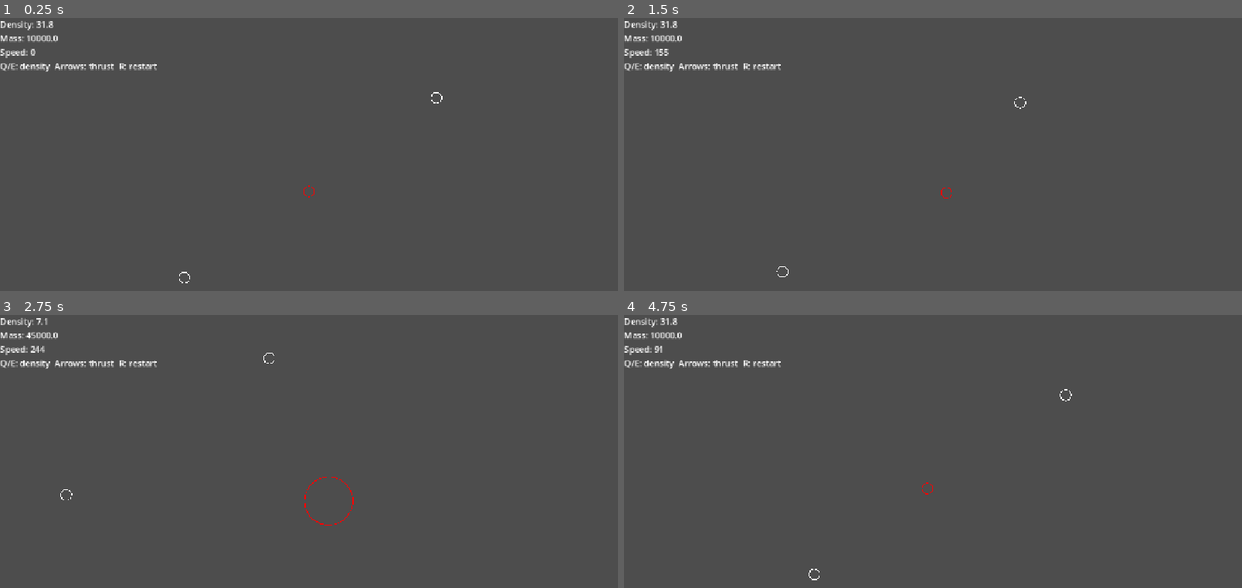
Above: before the commit, frames 1-4 (two rows, left to right).
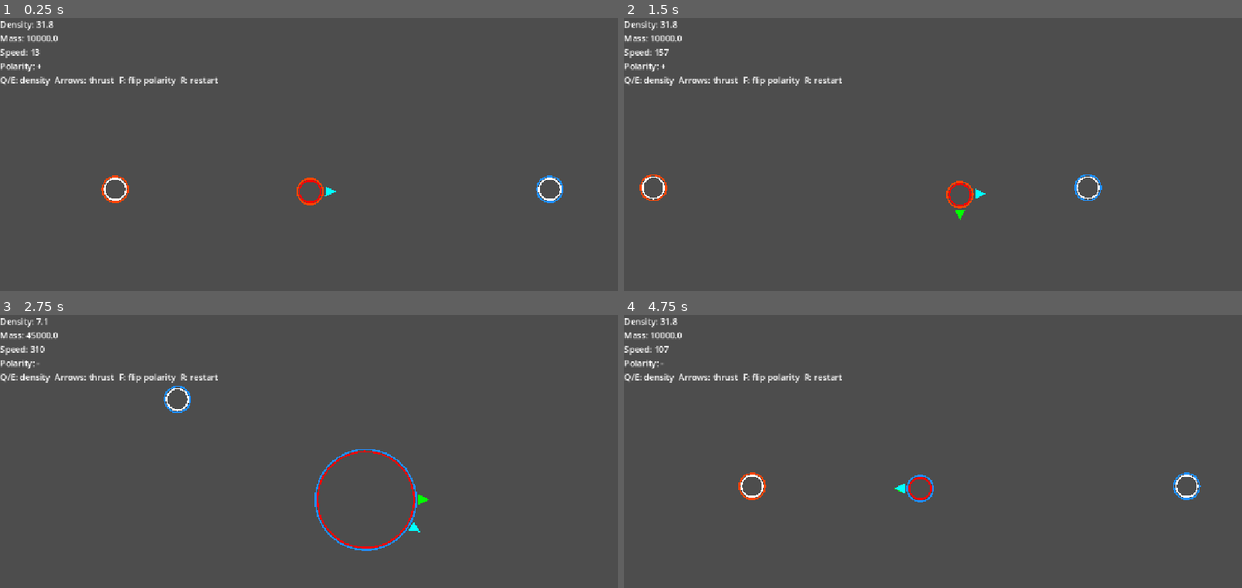
Above: after the commit, the same moments.

Repository: Distracted-Dev-Studios/heavyspace
Game: Godot game, scene res://scenes/main.tscn
Two runs of this game, one before a commit and one after it. Both use one fixed random seed, a clock stepped at 60 frames per second and the inputs below.
Inputs:
- Up to frame 1 (0.25 s): no input
- Up to frame 2 (1.5 s): tap Enter at 0.5 s; hold Right (ui_right) 0.53-1.28 s; tap F at 0.6, 1.35 s; hold Down (ui_down) from 1.28 s (still down)
- Up to frame 3 (2.75 s): release Down (ui_down) at 2.03 s; hold Right (ui_right) from 2.03 s (still down); hold E from 2.03 s (still down); tap F at 2.3 s
- Up to frame 4 (4.75 s): release Right (ui_right) at 2.78 s; release E at 2.78 s; hold Up (ui_up) 2.78-3.53 s; tap Q at 2.85 s; tap F at 3.05, 3.8, 4.35 s; hold R 3.53-4.28 s; hold Left (ui_left) from 3.53 s (still down); tap Space at 4.25 s

The runs differ from the first frame. In frame 1, 1.4% of the frame differs, in the area x 0-92%, y 11-98%; in frame 2, 1.4%; in frame 3, 1.8%, in the area x 0-70%, y 11-87%; in frame 4, 1.5%.

Commit message:
New magnet logic

Diff:
--- a/scenes/bodies/player.tscn
+++ b/scenes/bodies/player.tscn
@@ -8,6 +8,8 @@
 thrust_force = 2000000.0
 mass_rate = 50000.0
 colour = Color(1, 0, 0, 1)
+polarity = 1
 
 [node name="Camera2D" type="Camera2D" parent="." index="1" unique_id=1418775066]
+zoom = Vector2(2, 2)
 position_smoothing_enabled = true
--- a/scenes/main.tscn
+++ b/scenes/main.tscn
@@ -10,12 +10,17 @@
 script = ExtResource("1_0wfyh")
 
 [node name="Player" parent="." unique_id=38709278 instance=ExtResource("1_o5qli")]
-
-[node name="Star" parent="." unique_id=1574466630 instance=ExtResource("3_jyhfs")]
-position = Vector2(238, -175)
+position = Vector2(-64, 1)
 
 [node name="Planet" parent="." unique_id=779685626 instance=ExtResource("3_jyhfs")]
-position = Vector2(-233, 161)
+position = Vector2(-244, -1)
+is_static = true
+polarity = 1
+
+[node name="Planet2" parent="." unique_id=337148612 instance=ExtResource("3_jyhfs")]
+position = Vector2(161, -1)
+is_static = true
+polarity = -1
 
 [node name="HUD" parent="." unique_id=2061443530 instance=ExtResource("4_tbgi4")]
 
--- a/scripts/bodies/body.gd
+++ b/scripts/bodies/body.gd
@@ -1,20 +1,55 @@
 class_name Body
 extends Area2D
 
+## The smallest mass a body is allowed to have.
+const MIN_MASS := 0.1
+
+## How much mass makes 1 pixel of radius (radius = mass / this).
+const MASS_PER_PIXEL_OF_RADIUS := 1000.0
+
+## How many line segments are used to draw the circle outline.
+const OUTLINE_SEGMENTS := 48
+const OUTLINE_WIDTH := 1.5
+
+## How bouncy collisions are (0 = no bounce, 1 = perfect bounce). Not used yet.
+const RESTITUTION := 0.8
+
+## The body's mass. Changing it also resizes the body.
 @export var mass: float = 1E5:
-	set(value):
-		mass = max(value, 0.1)
+	set(new_mass):
+		mass = max(new_mass, MIN_MASS)
 		update_radius()
 		queue_redraw()
+
+## If true, the body never moves, but other bodies still bump into it.
 @export var is_static: bool = false
+
+## Magnet-like charge. Neutral bodies always attract with normal gravity.
+## Between two charged bodies, opposites attract and equals repel.
+enum Polarity { NEGATIVE = -1, NEUTRAL = 0, POSITIVE = 1 }
+
+const POSITIVE_COLOUR := Color.ORANGE_RED
+const NEGATIVE_COLOUR := Color.DODGER_BLUE
+## Gap between the outline and the polarity ring.
+const POLARITY_RING_GAP := 2.0
+
+@export var polarity: Polarity = Polarity.NEUTRAL:
+	set(new_polarity):
+		polarity = new_polarity
+		queue_redraw()
+
+
 @export var colour: Color = Color.WHITE
 @export var initial_velocity: Vector2 = Vector2.ZERO
 @export var collider: CollisionShape2D
 
-const RESTITUTION := 0.8
-
 var radius: float = 1.0
 var velocity: Vector2 = Vector2.ZERO
+
+## Pull from all other bodies, set by the GravityManager every step.
+var gravity_acceleration: Vector2 = Vector2.ZERO
+
+## Mass per unit of area.
 var density: float:
 	get:
 		return mass / (PI * radius * radius)
@@ -24,43 +59,63 @@
 	velocity = initial_velocity
 	add_to_group("bodies")
 	update_radius()
-	print(get_children())
+	print(get_children())  # Debug: lists this body's child nodes
 
 
+## If this body and `other` overlap, pushes them apart and stops them
+## moving further into each other.
 func resolve_overlap(other: Body) -> void:
+
 	if is_static and other.is_static:
 		return
 
-	var d := other.global_position - global_position
-	var dist := d.length()
-	var min_dist := radius + other.radius
-	if dist >= min_dist:
-		return
+	var offset_to_other := other.global_position - global_position
+	var distance_between_centres := offset_to_other.length()
+	var touching_distance := radius + other.radius
 
-	# Exactly overlapping: pick an arbitrary direction
-	var n := d / dist if dist > 0.0 else Vector2.RIGHT
+	if distance_between_centres >= touching_distance:
+		return  # Not overlapping
 
-	# Push apart. Heavier bodies move less, static bodies don't move.
-	var inv_a := 0.0 if is_static else 1.0 / mass
-	var inv_b := 0.0 if other.is_static else 1.0 / other.mass
-	var inv_sum := inv_a + inv_b
-	var overlap := min_dist - dist
-	global_position -= n * overlap * inv_a / inv_sum
-	other.global_position += n * overlap * inv_b / inv_sum
+	# Direction from this body to the other one (length 1).
+	# If both centres are in exactly the same spot, pick any direction.
+	var push_direction := Vector2.RIGHT
+	if distance_between_centres > 0.0:
+		push_direction = offset_to_other / distance_between_centres
 
-	# Stop them pushing into each other, but keep sideways (sliding) motion
-	if (velocity - other.velocity).dot(n) > 0.0:
+	# "Inverse mass" (1 / mass) decides how much each body moves:
+	# heavy bodies get a small value and move less, static bodies get 0 and don't move.
+	var my_inverse_mass := 0.0 if is_static else 1.0 / mass
+	var other_inverse_mass := 0.0 if other.is_static else 1.0 / other.mass
+	var total_inverse_mass := my_inverse_mass + other_inverse_mass
+
+	# Split the overlap between the two bodies, in proportion to their inverse masses.
+	var overlap_amount := touching_distance - distance_between_centres
+	var my_share := my_inverse_mass / total_inverse_mass
+	var other_share := other_inverse_mass / total_inverse_mass
+	global_position -= push_direction * overlap_amount * my_share
+	other.global_position += push_direction * overlap_amount * other_share
+
+	# If they're still moving toward each other, cancel the part of each velocity
+	# that points into the collision. Sideways (sliding) motion is kept.
+	var relative_velocity := velocity - other.velocity
+	var are_moving_closer := relative_velocity.dot(push_direction) > 0.0
+	if are_moving_closer:
 		if not is_static:
-			velocity -= n * velocity.dot(n)
+			velocity -= push_direction * velocity.dot(push_direction)
 		if not other.is_static:
-			other.velocity -= n * other.velocity.dot(n)
+			other.velocity -= push_direction * other.velocity.dot(push_direction)
 
 
 func _draw() -> void:
-	draw_arc(Vector2.ZERO, radius, 0.0, TAU, 48, colour, 1.5)
+	draw_arc(Vector2.ZERO, radius, 0.0, TAU, OUTLINE_SEGMENTS, colour, OUTLINE_WIDTH)
+	if polarity != Polarity.NEUTRAL:
+		var ring_colour := POSITIVE_COLOUR if polarity == Polarity.POSITIVE else NEGATIVE_COLOUR
+		draw_arc(Vector2.ZERO, radius + POLARITY_RING_GAP, 0.0, TAU, OUTLINE_SEGMENTS, ring_colour, OUTLINE_WIDTH)
 
 
-func update_radius():
-	radius = mass / 1000
+## Sets the radius from the mass and resizes the collision circle to match.
+func update_radius() -> void:
+	radius = mass / MASS_PER_PIXEL_OF_RADIUS
+	# The collider isn't ready yet when the mass is first set in the editor.
 	if is_node_ready():
 		(collider.shape as CircleShape2D).radius = radius
--- a/scripts/bodies/player.gd
+++ b/scripts/bodies/player.gd
@@ -1,13 +1,23 @@
 class_name Player
 extends Body
+
+## Size of the direction triangles drawn around the player.
+const ARROW_SIZE := 10.0
+## Gap between the player's outline and the triangles.
+const ARROW_GAP := 4.0
+const INPUT_ARROW_COLOUR := Color.GREEN
+const GRAVITY_ARROW_COLOUR := Color.CYAN
 
 @export var thrust_force: float = 2E5
 @export var mass_rate: float = 5E4
 
+var input_direction: Vector2 = Vector2.ZERO
+
 
 func _physics_process(delta: float) -> void:
-	var input := Input.get_vector("ui_left", "ui_right", "ui_up", "ui_down")
-	var thrust_velocity = input * (thrust_force / mass) * delta
+	input_direction = Input.get_vector("ui_left", "ui_right", "ui_up", "ui_down")
+
+	var thrust_velocity = input_direction * (thrust_force / mass) * delta
 	print(thrust_velocity)
 	velocity += thrust_velocity
 
@@ -15,3 +25,28 @@
 		mass = mass + mass_rate * delta
 	if Input.is_physical_key_pressed(KEY_Q):
 		mass = mass - mass_rate * delta
+
+	queue_redraw()
+
+
+func _unhandled_input(event: InputEvent) -> void:
+	# F flips the player's polarity between positive and negative.
+	if event is InputEventKey and event.pressed and not event.echo and event.physical_keycode == KEY_F:
+		polarity = Polarity.NEGATIVE if polarity == Polarity.POSITIVE else Polarity.POSITIVE
+
+
+func _draw() -> void:
+	super()
+	_draw_arrow(input_direction, INPUT_ARROW_COLOUR)
+	_draw_arrow(gravity_acceleration, GRAVITY_ARROW_COLOUR)
+
+
+## Draws a triangle just outside the outline, pointing in `direction`.
+func _draw_arrow(direction: Vector2, arrow_colour: Color) -> void:
+	if direction.is_zero_approx():
+		return
+	var forward := direction.normalized()
+	var side := forward.orthogonal() * ARROW_SIZE * 0.5
+	var base := forward * (radius + ARROW_GAP)
+	var tip := base + forward * ARROW_SIZE
+	draw_colored_polygon(PackedVector2Array([tip, base + side, base - side]), arrow_colour)
--- a/scripts/gravity_manager.gd
+++ b/scripts/gravity_manager.gd
@@ -24,13 +24,18 @@
 			var b: Body = bodies[j]
 			var d := b.global_position - a.global_position
 			var dist_sq := d.length_squared() + softening * softening
-			var dir := d / sqrt(dist_sq)
+			# Like magnets: opposite charges attract (+1), equal charges repel (-1).
+			# If either body is neutral the charge is 0 and it's normal attraction.
+			var charge: int = a.polarity * b.polarity
+			var polarity := 1.0 if charge == 0 else float(-charge)
+			var dir := d / sqrt(dist_sq) * polarity
 			accels[i] += dir * G * b.mass / dist_sq
 			accels[j] -= dir * G * a.mass / dist_sq
 			bodies[i].resolve_overlap(bodies[j])
 
 	for i in bodies.size():
 		var body: Body = bodies[i]
+		body.gravity_acceleration = accels[i]
 		if body.is_static:
 			continue
 		body.velocity += accels[i] * dt
--- a/scripts/main.gd
+++ b/scripts/main.gd
@@ -5,10 +5,11 @@
 
 
 func _process(_delta: float) -> void:
-	label.text = "Density: %.1f\nMass: %.1f\nSpeed: %.0f\nQ/E: density  Arrows: thrust  R: restart" % [
+	label.text = "Density: %.1f\nMass: %.1f\nSpeed: %.0f\nPolarity: %s\nQ/E: density  Arrows: thrust  F: flip polarity  R: restart" % [
 		player.density,
 		player.mass,
 		player.velocity.length(),
+		"+" if player.polarity == Body.Polarity.POSITIVE else "-",
 	]
 	if Input.is_physical_key_pressed(KEY_R):
 		get_tree().reload_current_scene()
